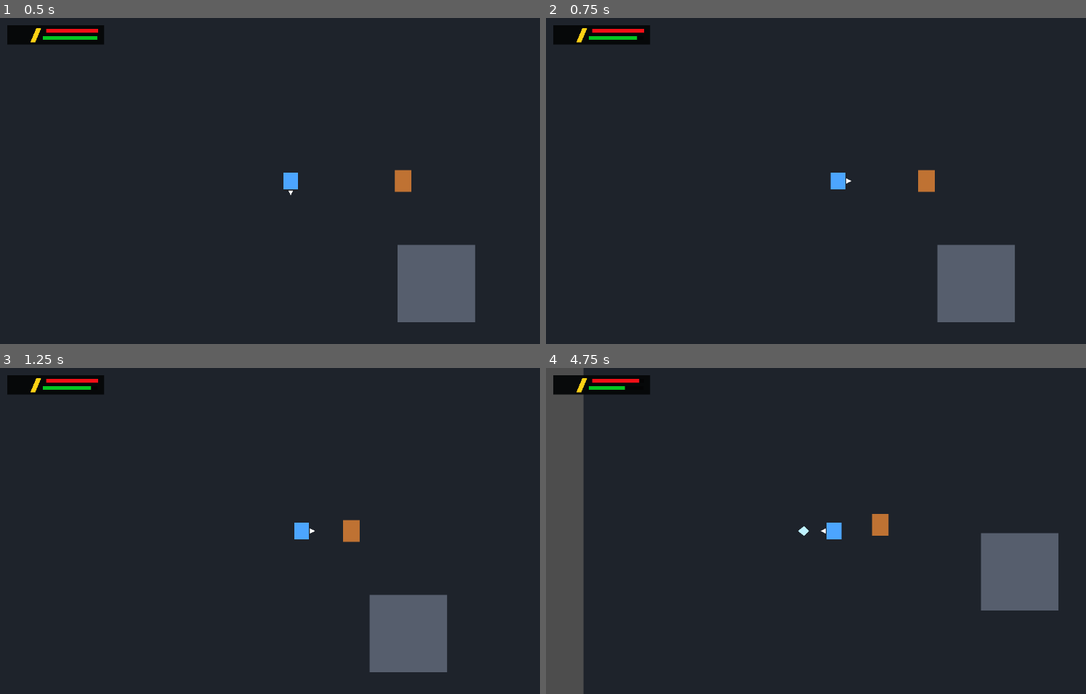
Above: before the commit, frames 1-4 (two rows, left to right).
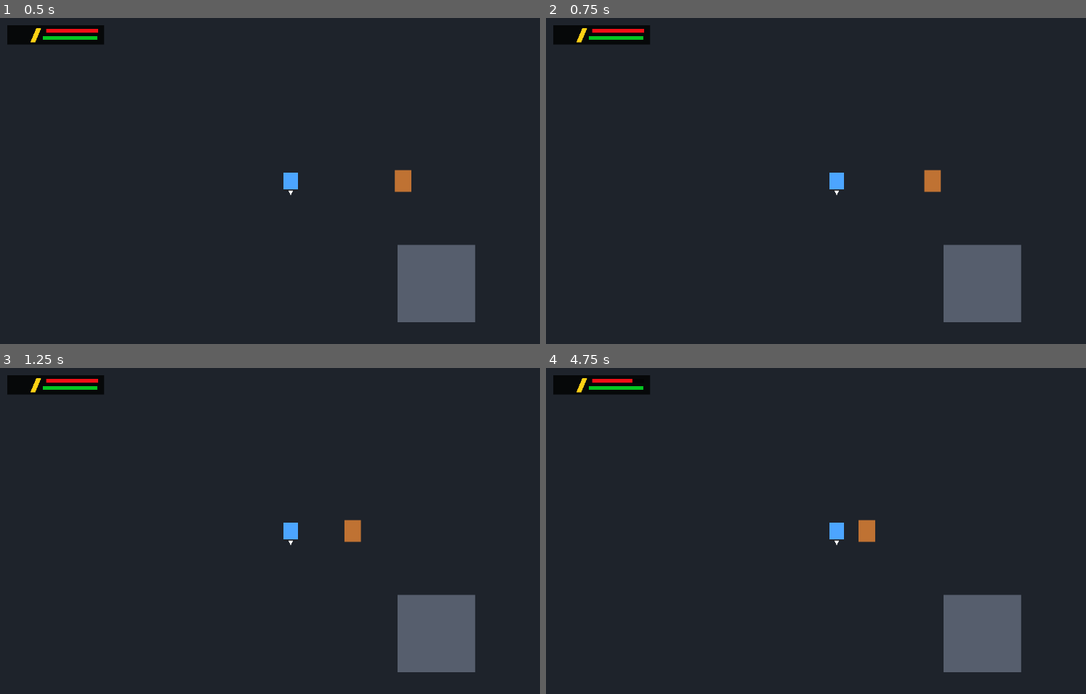
Above: after the commit, the same moments.

Repository: kikajima/dragonballsoullegacy
Game: Godot game, scene res://scenes/bootstrap/bootstrap.tscn
The game is run twice, just before and just after one commit, with the same random seed, the same clock (stepped at 60 frames per second) and the same inputs.
Inputs:
- Up to frame 1 (0.5 s): no input
- Up to frame 2 (0.75 s): hold D (move_right) from 0.53 s (still down); tap K (ki_blast) at 0.6 s
- Up to frame 3 (1.25 s): keep holding D (move_right)
- Up to frame 4 (4.75 s): release D (move_right) at 1.28 s; hold S (move_down) 1.28-2.03 s; tap J (attack) at 1.35 s; tap K (ki_blast) every 0.75 s from 1.55 to 4.55 s; hold D (move_right) 2.03-2.78 s; hold Shift (block) 2.03-2.78 s; tap Enter at 2.75 s; hold W (move_up) 2.78-3.53 s; tap L (charge_ki) at 2.85 s; hold A (move_left) from 3.53 s (still down); tap Space (dash) at 3.6 s; tap E (interact) at 4.35 s

Frame 1 is identical in both runs. In frame 2, 0.8% of the frame differs, in the area x 16-89%, y 5-94%; in frame 3, 2.8%; in frame 4, 13%, in the area x 0-95%, y 0-100%.
Error after the commit: Parse Error: Too few arguments for "tick_cast()" call. Expected at least 4 but received 2. (res://actors/player/player.gd:234)

Commit message:
refactor: match continuous GBA ki blast cadence

Diff:
--- a/combat/ki/ki_blast_component.gd
+++ b/combat/ki/ki_blast_component.gd
@@ -1,29 +1,34 @@
 class_name KiBlastComponent
 extends Node
 
-signal cast_started(facing: StringName, variant: int)
-signal projectile_fired
+signal cast_started(facing: StringName)
+signal projectile_fired(facing: StringName, variant: int)
 signal cast_finished
 signal cast_buffered(buffered_count: int)
 
 @export var projectile_scene: PackedScene
 @export var ki_component_path: NodePath
 @export var ki_cost: float = 12.0
-@export var cast_duration: float = 0.32
-@export var fire_at: float = 0.12
-@export var chain_from: float = 0.24
+
+# A referência do jogo original mostra uma preparação curta antes do
+# primeiro disparo e, depois, alternância direta entre os braços.
+@export var startup_duration: float = 0.22
+@export var repeat_interval: float = 0.40
+
 @export_range(1, 8, 1)
 var max_buffered_casts: int = 4
+
 @export var spawn_distance: float = 18.0
 
 @onready var ki_component: KiComponent = get_node(ki_component_path) as KiComponent
 
 var _casting: bool = false
-var _elapsed: float = 0.0
-var _fired: bool = false
+var _before_first_shot: bool = false
+var _time_until_shot: float = 0.0
+
 var _cast_facing: StringName = &"down"
-var _current_variant: int = 1
-var _variant_cycle: int = 0
+var _current_variant: int = 0
+var _visual_state: StringName = &"ki_blast_prepare"
 
 var _buffered_facings: Array[StringName] = []
 
@@ -31,7 +36,22 @@
 	if _casting:
 		return false
 
-	return _begin_cast(facing)
+	if projectile_scene == null or ki_component == null:
+		return false
+
+	if not ki_component.can_consume(ki_cost):
+		return false
+
+	_casting = true
+	_before_first_shot = true
+	_time_until_shot = startup_duration
+	_cast_facing = facing
+	_current_variant = 0
+	_visual_state = &"ki_blast_prepare"
+	_buffered_facings.clear()
+
+	cast_started.emit(_cast_facing)
+	return true
 
 func buffer_cast(facing: StringName) -> bool:
 	if not _casting:
@@ -43,33 +63,56 @@
 	if _buffered_facings.size() >= max_buffered_casts:
 		return false
 
-	var reserved_cost := ki_cost * float(_buffered_facings.size() + 1)
-	if not ki_component.can_consume(reserved_cost):
+	if not ki_component.can_consume(ki_cost):
 		return false
 
 	_buffered_facings.append(facing)
 	cast_buffered.emit(_buffered_facings.size())
-
-	if _elapsed >= chain_from:
-		_consume_next_buffered_cast()
-
 	return true
 
-func tick_cast(caster: Node2D, delta: float) -> void:
+func tick_cast(
+	caster: Node2D,
+	delta: float,
+	trigger_held: bool,
+	desired_facing: StringName
+) -> void:
 	if not _casting:
 		return
 
-	_elapsed += delta
+	_time_until_shot -= delta
 
-	if not _fired and _elapsed >= fire_at:
-		_fire(caster)
+	if _before_first_shot:
+		if _time_until_shot > 0.0:
+			return
 
-	if not _buffered_facings.is_empty() and _elapsed >= chain_from:
-		_consume_next_buffered_cast()
+		if not _fire(caster, _cast_facing):
+			_finish_cast()
+			return
+
+		_before_first_shot = false
+		_time_until_shot = repeat_interval
 		return
 
-	if _elapsed >= cast_duration:
+	if _time_until_shot > 0.0:
+		return
+
+	var next_facing: StringName
+
+	if not _buffered_facings.is_empty():
+		next_facing = _buffered_facings[0]
+		_buffered_facings.remove_at(0)
+	elif trigger_held:
+		next_facing = desired_facing
+	else:
 		_finish_cast()
+		return
+
+	if not _fire(caster, next_facing):
+		_buffered_facings.clear()
+		_finish_cast()
+		return
+
+	_time_until_shot += repeat_interval
 
 func cancel_cast() -> void:
 	if not _casting:
@@ -88,45 +131,25 @@
 	return _current_variant
 
 func get_cast_state() -> StringName:
-	return StringName("ki_blast_%d" % _current_variant)
+	return _visual_state
 
 func get_buffered_cast_count() -> int:
 	return _buffered_facings.size()
 
-func _begin_cast(facing: StringName) -> bool:
+func _fire(caster: Node2D, facing: StringName) -> bool:
 	if projectile_scene == null or ki_component == null:
 		return false
 
 	if not ki_component.consume(ki_cost):
 		return false
 
-	_variant_cycle = 2 if _variant_cycle == 1 else 1
-	_current_variant = _variant_cycle
-
-	_casting = true
-	_elapsed = 0.0
-	_fired = false
+	_current_variant = 2 if _current_variant == 1 else 1
 	_cast_facing = facing
-	cast_started.emit(_cast_facing, _current_variant)
-	return true
-
-func _consume_next_buffered_cast() -> void:
-	if _buffered_facings.is_empty():
-		return
-
-	var next_facing: StringName = _buffered_facings[0]
-	_buffered_facings.remove_at(0)
-
-	if not _begin_cast(next_facing):
-		_buffered_facings.clear()
-		_finish_cast()
-
-func _fire(caster: Node2D) -> void:
-	_fired = true
+	_visual_state = StringName("ki_blast_%d" % _current_variant)
 
 	var projectile := projectile_scene.instantiate() as KiBlastProjectile
 	if projectile == null:
-		return
+		return false
 
 	var direction := _facing_vector(_cast_facing)
 	var parent := caster.get_tree().current_scene
@@ -137,12 +160,14 @@
 	parent.add_child(projectile)
 	projectile.global_position = caster.global_position + direction * spawn_distance
 	projectile.setup(direction)
-	projectile_fired.emit()
+
+	projectile_fired.emit(_cast_facing, _current_variant)
+	return true
 
 func _finish_cast() -> void:
 	_casting = false
-	_elapsed = 0.0
-	_fired = false
+	_before_first_shot = false
+	_time_until_shot = 0.0
 	cast_finished.emit()
 
 func _facing_vector(facing: StringName) -> Vector2:
